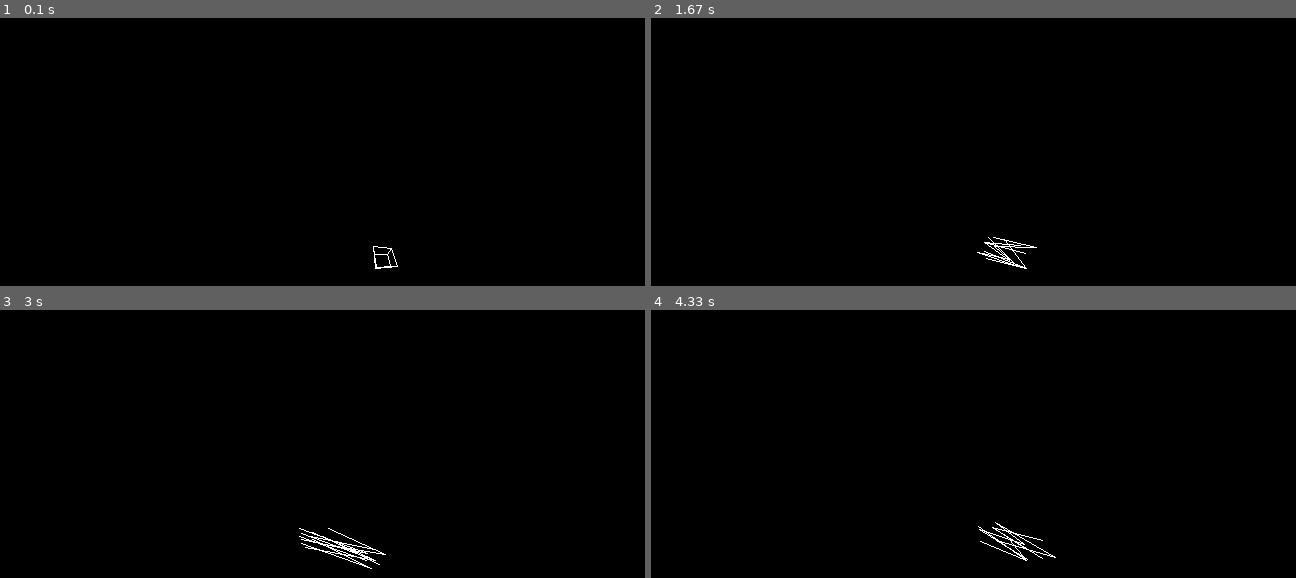
Above: before the commit, frames 1-4 (two rows, left to right).
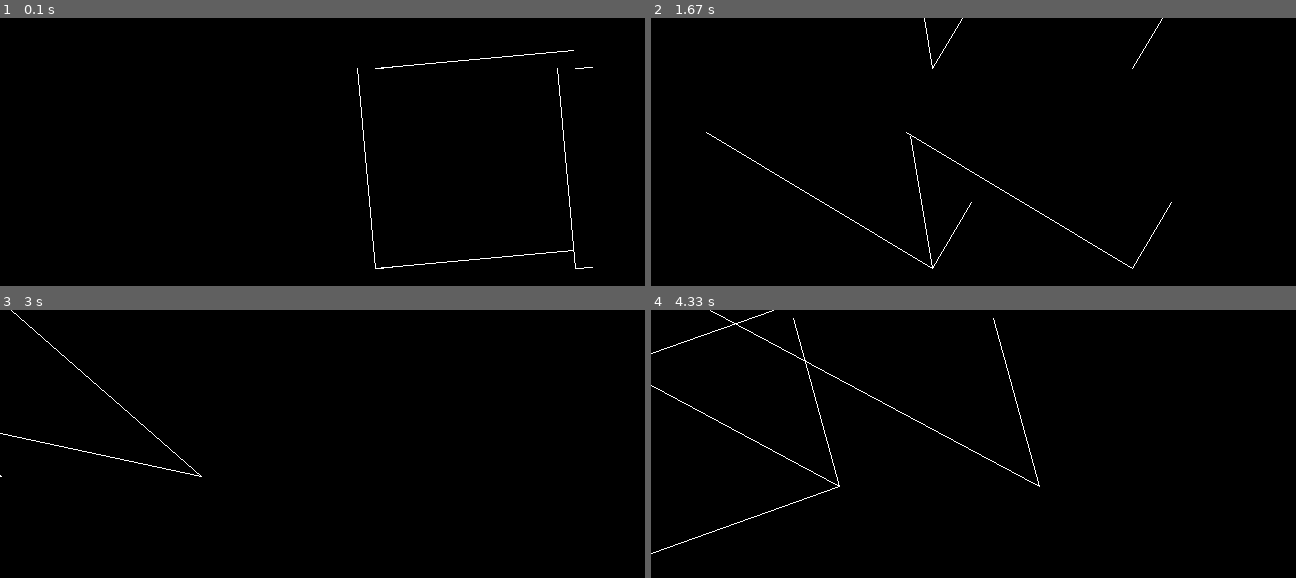
Above: after the commit, the same moments.

Repository: evanrk/3D_engine_revisited
Game: pygame game, started from main.py
Two runs of this game, one before a commit and one after it. Both use one fixed random seed, a clock stepped at 60 frames per second and the inputs below.
Inputs:
- Up to frame 1 (0.1 s): no input
- Up to frame 2 (1.67 s): hold Right 0.33-0.8 s; hold P 0.83-1.13 s; hold Up 0.83-1.13 s; hold Q from 1.5 s (still down); hold Right from 1.5 s (still down); tap E at 1.65 s
- Up to frame 3 (3 s): release Q at 1.97 s; release Right at 1.97 s; hold P 2-2.47 s; hold D 2-2.47 s; hold Right 2.5-2.97 s
- Up to frame 4 (4.33 s): hold A 3-3.53 s; tap E at 3.15 s; hold Down 3.57-3.87 s; hold A 3.9-4.3 s

The runs differ from the first frame. In frame 1, 0.5% of the frame differs, in the area x 55-92%, y 11-94%; in frame 2, 0.7%; in frame 3, 0.6%; in frame 4, 0.9%, in the area x 0-63%, y 0-94%.

Commit message:
added some pause func and trying to fix movement

Diff:
--- a/camera.py
+++ b/camera.py
@@ -20,8 +20,10 @@
 
 
     def translate(self, x, y, z):
-        self.camera_normal = translate_vector(self.camera_normal, Vector3((x, y, z))/60)
-        self.camera_x = translate_vector(self.camera_x, Vector3((x, y, z))/60)
+        """moves the camera in directions with respect to the camera's x, y, z vectors, not the real basis ones"""
+        movement_vec = z * self.camera_normal + x * self.camera_x + y * self.camera_y
+        self.camera_normal = translate_vector(self.camera_normal, movement_vec /FPS)
+        self.camera_x = translate_vector(self.camera_x, movement_vec/FPS)
 
 
     def rotate(self, theta_x=0, theta_y=0, theta_z=0):
@@ -34,55 +36,91 @@
     def draw_line_3d(self, surface, vector:Vector3):
         # the magnitude in the direction of the camera perp vector should be the distance of that vector in the projected x direction
         projection_x = self.camera_x.proj_scalar(vector - Vector3(self.camera_normal.start_pos))
+        projection_x_start = self.camera_x.proj_scalar(Vector3(vector.start_pos) - Vector3(self.camera_normal.start_pos))
         # same for this one but in the y direction
         projection_y = self.camera_y.proj_scalar(vector - Vector3(self.camera_normal.start_pos))
+        projection_y_start = self.camera_y.proj_scalar(Vector3(vector.start_pos) - Vector3(self.camera_normal.start_pos))
 
-        projection_z = self.camera_normal.proj_scalar(vector - Vector3(self.camera_normal.start_pos))
+        # projection_z = self.camera_normal.proj_scalar(vector - Vector3(self.camera_normal.start_pos))
+        # projection_z_start = self.camera_normal.proj_scalar(Vector3(vector.start_pos) - Vector3(self.camera_normal.start_pos))
 
-        edge_x = max(math.tan(FOV/2) * projection_z, 0)
-        edge_y = max(math.tan(FOV/2) * projection_z * WINDOW_WIDTH/WINDOW_HEIGHT, 0) # scaled bc height is smaller
+        # projection_y_start = Vector3(projection_y.start_pos) - Vector3(self.camera_normal.start_pos)
+        # projection_z_start = Vector3(projection_z.start_pos) - Vector3(self.camera_normal.start_pos)
+
+        # edge_x = max(math.tan(FOV/2) * projection_z, 0)
+        # edge_y = max(math.tan(FOV/2) * projection_z * WINDOW_WIDTH/WINDOW_HEIGHT, 0) # scaled bc height is smaller
 
 
-        if abs(projection_x) > abs(edge_x):
-            projection_x = math.copysign(edge_x, projection_x)
+        # if abs(projection_x) > abs(edge_x):
+        #     projection_x = math.copysign(edge_x, projection_x)
 
-        if abs(projection_y) > abs(edge_y):
-            projection_y = math.copysign(edge_x, projection_y)
+        # if abs(projection_y) > abs(edge_y):
+        #     projection_y = math.copysign(edge_x, projection_y)
 
         # must project the position too
-        position_vector = Vector3(vector.start_pos)
+        # position_vector = Vector3(vector.start_pos)
 
-        pos_start_x = self.camera_x.proj_scalar(position_vector)
-        pos_start_y = self.camera_y.proj_scalar(position_vector)
+        # pos_start_x = self.camera_x.proj_scalar(position_vector)
+        # pos_start_y = self.camera_y.proj_scalar(position_vector)
 
-        draw_line_2d(surface, Vector2((projection_x, projection_y), (pos_start_x, pos_start_y), color=vector.color))
+        draw_line_2d(surface, Vector2((projection_x, projection_y), (projection_x_start, projection_y_start), color=vector.color))
 
 
     def one_point_perspective(self, surface, vector:Vector3):
-        vector_start = Vector3(vector.start_pos)
-        vector_end = (vector + vector_start)
+        # vector_start = Vector3(vector.start_pos)
+        # vector_end = (vector + vector_start)
 
 
-        # the distance to the start of the vector
-        distance_to_start = (vector_start - Vector3(self.camera_normal.start_pos)).magnitude
-        # the distance to the end of the vector
-        distance_to_end = (vector_end - Vector3(self.camera_normal.start_pos)).magnitude
+        # # the distance to the start of the vector
+        # distance_to_start = self.camera_normal.proj_scalar(vector_start - Vector3(self.camera_normal.start_pos))
+        # # distance_to_start = (vector_start - Vector3(self.camera_normal.start_pos))
+        # # the distance to the end of the vector
+        # distance_to_end = self.camera_normal.proj_scalar(vector_end - Vector3(self.camera_normal.start_pos))
+        # # distance_to_end = (vector_end - Vector3(self.camera_normal.start_pos)).magnitude
 
-        print(f"{distance_to_start=}\n{distance_to_end=}")
+        # print(f"{distance_to_start=}\n{distance_to_end=}\n")
 
-        # scaled start and end from the fov
-        scaler_start = (math.tan(FOV/2) * distance_to_start)
-        scaler_end = (math.tan(FOV/2) * distance_to_end)
+        # # scaled start and end from the fov
+        # scaler_start = (math.tan(FOV/2) * distance_to_start)
+        # scaler_end = (math.tan(FOV/2) * distance_to_end)
 
-        # scaled to perspective
-        perspective_start = vector_start / scaler_start
-        perspective_end = vector_end / scaler_end
+        # # scaled to perspective
+        # perspective_start = vector_start / scaler_start
+        # perspective_end = vector_end / scaler_end
 
-        # create perspective vector from the new start and end values
-        perspective_vector = Vector3((perspective_end-perspective_start).values, perspective_start.values, color=vector.color)
+        # # create perspective vector from the new start and end values
+        # perspective_vector = Vector3((perspective_end-perspective_start).values, perspective_start.values, color=vector.color)
 
 
-        self.draw_line_3d(surface, perspective_vector)
+        # self.draw_line_3d(surface, perspective_vector)
+        self.draw_line_3d(surface, vector)
+    # def one_point_perspective(self, surface, vector:Vector3):
+    #     vector_start = Vector3(vector.start_pos)
+    #     vector_end = (vector + vector_start)
+
+
+    #     # the distance to the start of the vector
+    #     distance_to_start = self.camera_normal.proj_scalar(vector_start - Vector3(self.camera_normal.start_pos))
+    #     # distance_to_start = (vector_start - Vector3(self.camera_normal.start_pos))
+    #     # the distance to the end of the vector
+    #     distance_to_end = self.camera_normal.proj_scalar(vector_end - Vector3(self.camera_normal.start_pos))
+    #     # distance_to_end = (vector_end - Vector3(self.camera_normal.start_pos)).magnitude
+
+    #     print(f"{distance_to_start=}\n{distance_to_end=}\n")
+
+    #     # scaled start and end from the fov
+    #     scaler_start = (math.tan(FOV/2) * distance_to_start)
+    #     scaler_end = (math.tan(FOV/2) * distance_to_end)
+
+    #     # scaled to perspective
+    #     perspective_start = vector_start / scaler_start
+    #     perspective_end = vector_end / scaler_end
+
+    #     # create perspective vector from the new start and end values
+    #     perspective_vector = Vector3((perspective_end-perspective_start).values, perspective_start.values, color=vector.color)
+
+
+    #     self.draw_line_3d(surface, perspective_vector)
 
 
     def draw_vecs_3d(self, surface, vecs):
@@ -96,7 +134,7 @@
 
 
 
-# legacy one point perspective (scales very weirdly and i can figure it out haha)
+# legacy one point perspective (scales very weirdly and i cant figure it out haha)
  # def one_point_perspective(self, surface, vector:Vector3):
     #     """Project onto a one point perspective. Condenses points based on z value"""
     #     # z axis is out/in the screen
--- a/constants.py
+++ b/constants.py
@@ -1,3 +1,4 @@
 WINDOW_WIDTH = 750
 WINDOW_HEIGHT = 500
 FOV = 90 # degrees
+FPS = 60
--- a/main.py
+++ b/main.py
@@ -74,56 +74,62 @@
 # camera_normal, camera_perpendicular_x = rotate_camera(camera_normal, camera_perpendicular_x, theta_z=45, theta_y=45)
 
 run = True
+paused = False
+
 while run:
-    run = is_on()
+    for event in pygame.event.get():
+        if event.type == pygame.QUIT:
+            run = False
+        elif event.type == pygame.KEYDOWN:
+            if event.key == pygame.K_p:
+                paused = not paused # pause game
 
     # handle key presses
     keys = pygame.key.get_pressed()
 
+    # move forward
     if keys[pygame.K_UP] or keys[pygame.K_w]:
         camera.translate(0, 0, 1)
+    # move back
     if keys[pygame.K_DOWN] or keys[pygame.K_s]:
         camera.translate(0, 0, -1)
+    # move left
     if keys[pygame.K_LEFT] or keys[pygame.K_a]:
         camera.translate(-1, 0, 0)
+    # move right
     if keys[pygame.K_RIGHT] or keys[pygame.K_d]:
         camera.translate(1, 0, 0)
-    if keys[pygame.K_q] or keys[pygame.K_d]:
+    # move up
+    if keys[pygame.K_q]:
         camera.translate(0, -1, 0)
-    if keys[pygame.K_e] or keys[pygame.K_d]:
+    # move down
+    if keys[pygame.K_e]:
         camera.translate(0, 1, 0)
-    # if keys[pygame.K_UP] or keys[pygame.K_w]:
-    #     camera_normal = translate_vector(camera_normal, camera_normal/60)
-    # if keys[pygame.K_DOWN] or keys[pygame.K_s]:
-    #     camera_normal = translate_vector(camera_normal, camera_normal/-60)
-    # if keys[pygame.K_LEFT] or keys[pygame.K_a]:
-    #     camera_normal = translate_vector(camera_normal, camera_perpendicular_x/-60)
-    # if keys[pygame.K_RIGHT] or keys[pygame.K_d]:
-    #     camera_normal = translate_vector(camera_normal, camera_perpendicular_x/60)
-    # if keys[pygame.K_q] or keys[pygame.K_d]:
-    #     camera_normal = translate_vector(camera_normal, camera_normal.cross(camera_perpendicular_x)/60)
-    # if keys[pygame.K_e] or keys[pygame.K_d]:
-    #     camera_normal = translate_vector(camera_normal, camera_normal.cross(camera_perpendicular_x)/-60)
-
-    # color background black
-    window.fill((0, 0, 0))
-
-    # draw_line_2d(window, Vector2((500, 0), (-250, 0), color=(255, 0, 255)))
 
 
-    # camera.draw_vecs_3d(window, vecs)
-    camera.draw_vecs_1p(window, vecs)
-    vecs = rotate_vecs(vecs, theta_y=1, theta_z=1, in_position=True)
-
-    # rotates the camera by 1 degree around the y axis
-    # camera.rotate(theta_y=1)
 
 
-    # update display
-    pygame.display.flip()
 
-    # cap framerate
-    pygame.time.Clock().tick(60)
+    if not paused:
+        # color background black
+        window.fill((0, 0, 0))
+
+        # draw_line_2d(window, Vector2((500, 0), (-250, 0), color=(255, 0, 255)))
+
+
+        # camera.draw_vecs_3d(window, vecs)
+        camera.draw_vecs_1p(window, vecs)
+        vecs = rotate_vecs(vecs, theta_y=1, theta_z=1, in_position=False)
+
+        # rotates the camera by 1 degree around the y axis
+        # camera.rotate(theta_y=1)
+
+
+        # update display
+        pygame.display.flip()
+
+        # cap framerate
+        pygame.time.Clock().tick(FPS)
 
 # # cleanup
 pygame.quit()
--- a/render_helper.py
+++ b/render_helper.py
@@ -6,12 +6,6 @@
 
 from vectors import *
 from constants import *
-
-def is_on():
-    for event in pygame.event.get():
-        if event.type == pygame.QUIT:
-            return False
-    return True
 
 
 def translate_vector(vector:Vector3, translate_vector:Vector3):
@@ -67,8 +61,8 @@
 
 def draw_line_2d(surface, vector:Vector2):
     """Draw 2d vector with coordinates at center"""
-    translated_start = (vector.start_pos[0]*50 + WINDOW_WIDTH/2, -vector.start_pos[1]*50 + WINDOW_HEIGHT/2)
-    translated_end = (vector.end_pos[0]*50 + WINDOW_WIDTH/2, -vector.end_pos[1]*50 + WINDOW_HEIGHT/2)
+    translated_start = (vector.start_pos[0]*200 + WINDOW_WIDTH/2, -vector.start_pos[1]*200 + WINDOW_HEIGHT/2)
+    translated_end = (vector.end_pos[0]*200 + WINDOW_WIDTH/2, -vector.end_pos[1]*200 + WINDOW_HEIGHT/2)
 
     pygame.draw.line(surface, vector.color, translated_start, translated_end)
 
